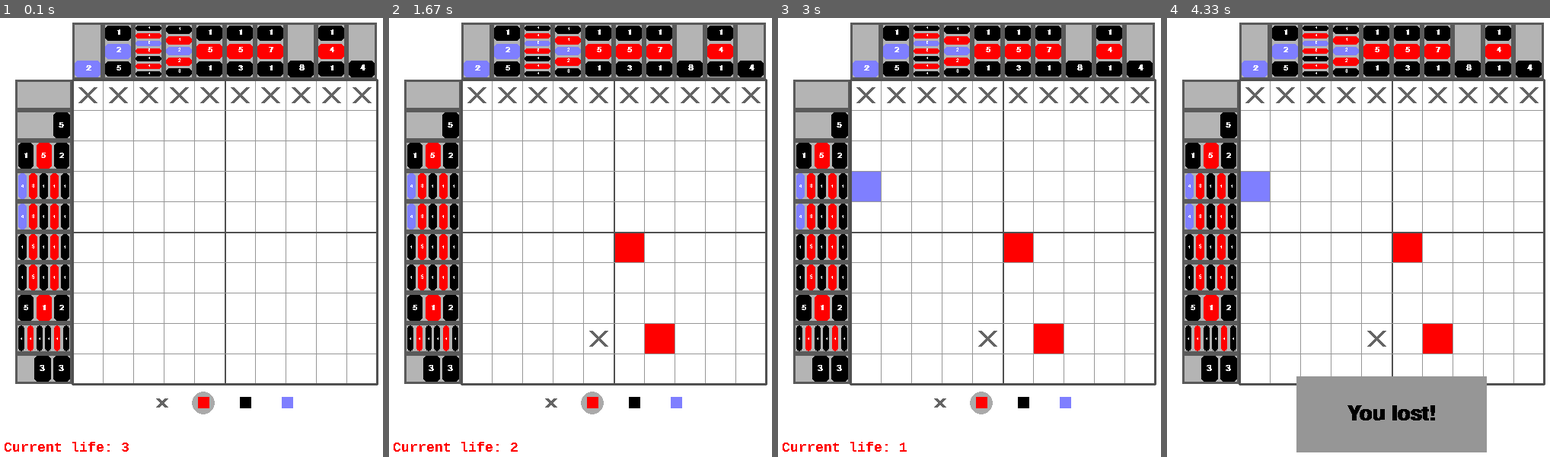
Above: before the commit, frames 1-4 (left to right).
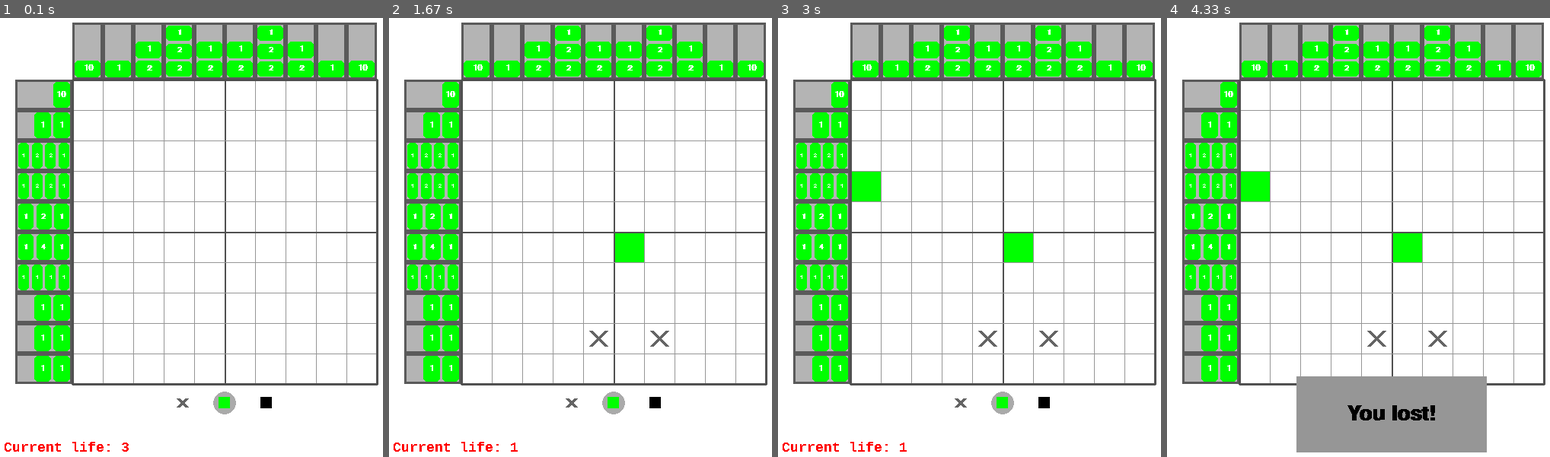
Above: after the commit, the same moments.

Repository: mickaelrei/pygame
Game: pygame game, started from nonogram/main.py
Two runs of this game, one before a commit and one after it. Both use one fixed random seed, a clock stepped at 60 frames per second and the inputs below.
Inputs (mouse positions are in pixels of both pictures, inside the frame that each line leads up to):
- Up to frame 1 (0.1 s): no input
- Up to frame 2 (1.67 s): click (614, 259) at 0.38 s; click (657, 334) at 0.72 s; move the mouse to (680, 70) at 1.03 s; click (591, 351) at 1.55 s
- Up to frame 3 (3 s): click (outside the picture) at 1.88 s; click (1160, 351) at 2.55 s; click (858, 171) at 2.88 s
- Up to frame 4 (4.33 s): click (1492, 118) at 3.22 s

The runs differ from the first frame. In frame 1, 14% of the frame differs, in the area x 4-98%, y 1-91%; in frame 2, 15%; in frame 3, 15%; in frame 4, 15%.

Commit message:
Added documentation

Diff:
--- a/graph.py
+++ b/graph.py
@@ -7,8 +7,8 @@
 from time import time
 
 pygame.init()
-WIDTH = 800
-HEIGHT = 800
+WIDTH = 700
+HEIGHT = 700
 window = pygame.display.set_mode((WIDTH, HEIGHT))
 clock = pygame.time.Clock()
 FPS = 6000
--- a/nonogram/main.py
+++ b/nonogram/main.py
@@ -476,7 +476,7 @@
 
 # Variables
 currentLife = MAX_LIFE
-chosenBoard = paintings.amogus
+chosenBoard = paintings.creeper
 board = Board.fromTemplate(chosenBoard)
 # board = Board(rows=ROWS, cols=COLS)
 board.createDigits()
--- a/nonogram/paintings.py
+++ b/nonogram/paintings.py
@@ -50,28 +50,40 @@
     ]
 }
 
-creeper = [
-    'gggggggggg',
-    'g........g',
-    'g.gg..gg.g',
-    'g.gg..gg.g',
-    'g...gg...g',
-    'g..gggg..g',
-    'g..g..g..g',
-    'g........g',
-    'g........g',
-    'g........g',
+creeper = {
+    "colorMap": {
+        "g": (0, 255, 0),
+        ".": (0, 0, 0),
+    },
+    "board": [
+        'gggggggggg',
+        'g........g',
+        'g.gg..gg.g',
+        'g.gg..gg.g',
+        'g...gg...g',
+        'g..gggg..g',
+        'g..g..g..g',
+        'g........g',
+        'g........g',
+        'g........g',
+    ]
+}
 
-]
-
-smile = [
-    '..yyyyy..',
-    '.y.....y.',
-    'y.......y',
-    'y..b.b..y',
-    'y.......y',
-    'y.b...b.y',
-    'y..bbb..y',
-    '.y.....y.',
-    '..yyyyy..'
-]
+smile = {
+    "colorMap": {
+        "y": (255, 255, 0),
+        "b": (0, 0, 0),
+        ".": (255, 255, 255)
+    },
+    "board": [
+        '..bbbbb..',
+        '.byyyyyb.',
+        'byyyyyyyb',
+        'byybybyyb',
+        'byyyyyyyb',
+        'bybyyybyb',
+        'byybbbyyb',
+        '.byyyyyb.',
+        '..bbbbb..'
+    ]
+}
--- a/type_racer/main.py
+++ b/type_racer/main.py
@@ -9,7 +9,7 @@
 
 pygame.init()
 WIDTH = 500
-HEIGHT = 800
+HEIGHT = 700
 window = pygame.display.set_mode((WIDTH, HEIGHT))
 clock = pygame.time.Clock()
 FPS = 60
Not shown, added: README.md
Binary file added: docs/brick_pong.png
Binary file added: docs/graph.png
Binary file added: docs/nonogram.png
Binary file added: docs/type_racer.png
